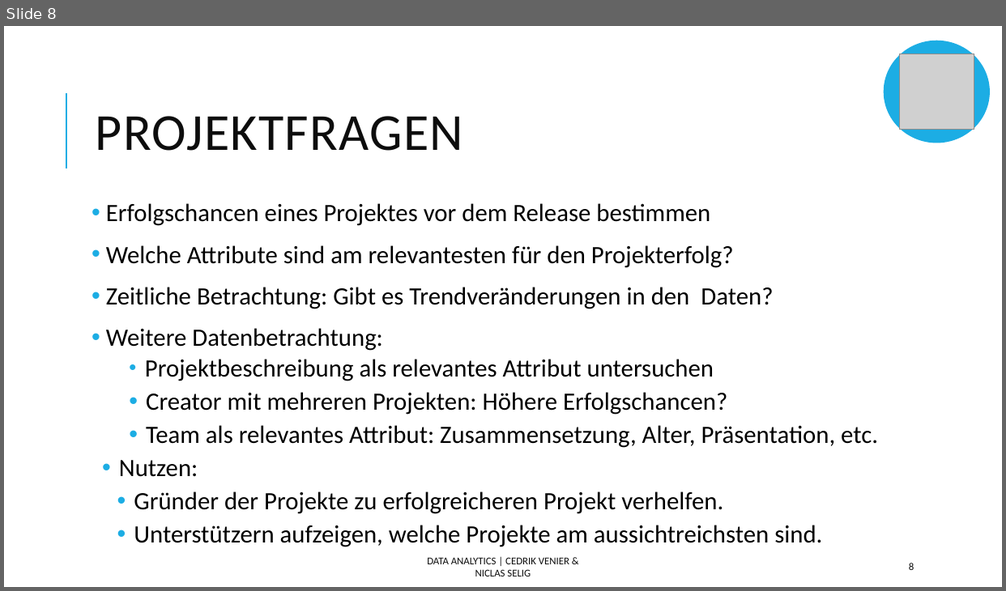
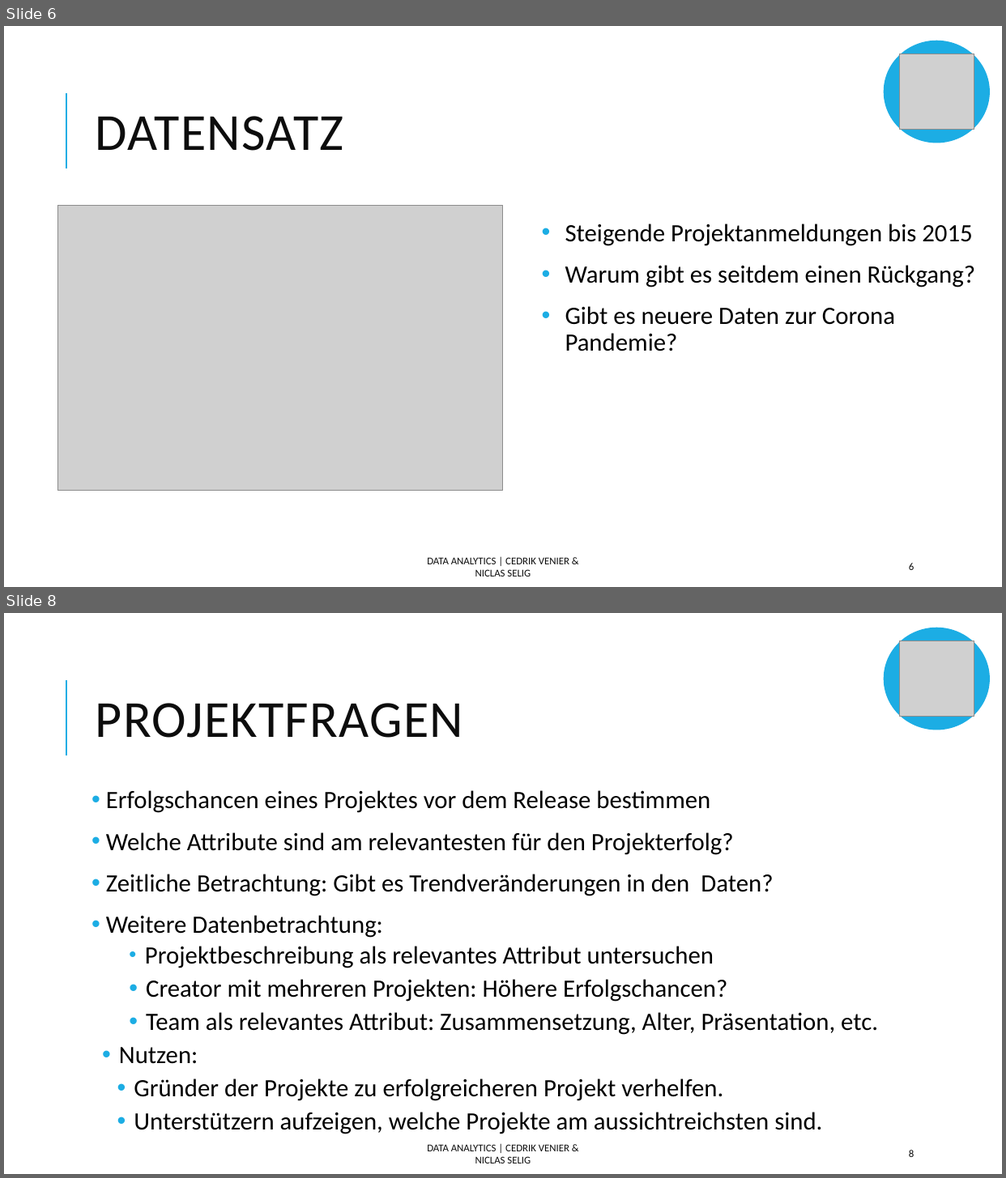
Before and after one commit to Cedrik-V/DataAnalyticsKickstarterWS21-22, a slide deck: Präsi.pptx. Shown one above the other, each under a label of ours: slide 8 before the commit, slides 6 and 8 after it; the slides between them are not shown. The pictures are 1006x591 and 1006x1178 pixels, drawn with LibreOffice and Linux fonts; fonts in the diff are those of the drawing; grey boxes stand for pictures. Boxes give left, top, right and bottom in pixels: in the first picture for what was removed or moved away, otherwise in the second. Text is boxed around its words. In the diff, an @@ line names an element or a change of style, - is before the commit and + after.

```diff
--- a/Präsi.pptx
+++ b/Präsi.pptx
@@ slide 6 added at box(4, 26, 1002, 587), background #FFFFFF; not listed: 1 template element that a slide beside it also shows @@
@@ ellipse added at box(884, 41, 990, 143), fill #1CADE4 @@
@@ picture added at box(899, 54, 974, 130) @@
@@ title added at box(96, 116, 344, 151), 50 pt, text #0D0D0D @@
+DATENSATZ
@@ picture added at box(58, 205, 503, 491) @@
@@ text added at box(565, 224, 975, 352), 24 pt, text #000000 @@
+• Steigende Projektanmeldungen bis 2015
+• Warum gibt es seitdem einen Rückgang?
+• Gibt es neuere Daten zur Corona Pandemie?
@@ text added at box(427, 557, 569, 577), 10 pt, text #0D0D0D @@
+DATA ANALYTICS | CEDRIK VENIER & NICLAS SELIG
@@ page number added at box(909, 563, 914, 570), 10 pt, text #0D0D0D @@
+6
```
Also in this commit, not shown: 4 slides changed, 1 slide removed.
